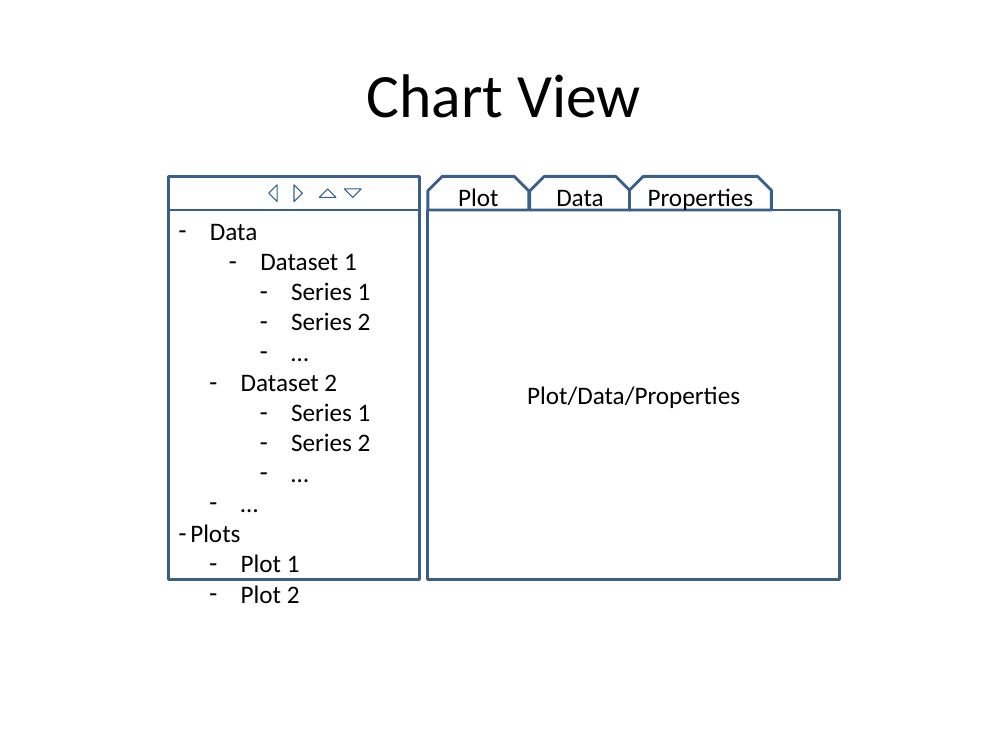
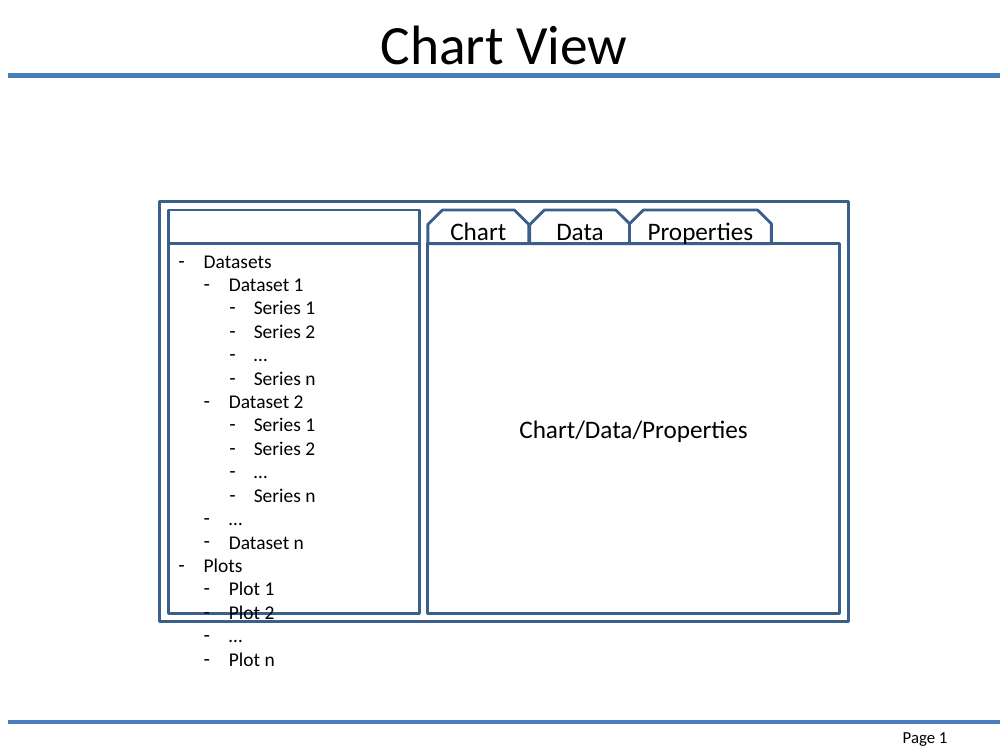
Before and after one commit to joesgordon/gordoza-code, a slide deck: slide 1 of java/JChartLib/docs/ui_framing.pptx. Drawn at 1008x756 pixels with LibreOffice and Linux fonts; fonts in the diff are those of the drawing; background and template pictures are left out. Boxes give left, top, right and bottom in pixels: in the first picture for what was removed or moved away, otherwise in the second. Text is boxed around its words. In the diff, an @@ line names an element or a change of style, - is before the commit and + after.

```diff
--- a/java/JChartLib/docs/ui_framing.pptx
+++ b/java/JChartLib/docs/ui_framing.pptx
@@ title "Chart View" moved from (x1=367, y1=74, x2=640, y2=118) to (x1=381, y1=25, x2=627, y2=77) @@
@@ title "Chart View" at (x1=381, y1=25, x2=627, y2=77): size 44 to 39.6 pt @@
@@ line added from (8, 76) to (1000, 76), #4B7EBC 3 pt @@
@@ rectangle added at (x1=159, y1=202, x2=848, y2=622), outline #3A5F8C 2 pt @@
@@ group removed at (x1=269, y1=185, x2=362, y2=202): 4 triangles @@
@@ 3 snip same rects, 3 rectangles moved together from (x1=168, y1=176, x2=840, y2=580) to (x1=168, y1=210, x2=840, y2=614) @@
@@ text in snip same rect at (x1=450, y1=222, x2=506, y2=245): text changed @@
-Plot
+Chart
@@ text in rectangle at (x1=168, y1=244, x2=419, y2=614): paragraphs added @@
+  – …
+  – Plot n
@@ text in rectangle at (x1=204, y1=255, x2=272, y2=268): text changed; size 18 to 13.9 pt @@
-– Data
+– Datasets
@@ text in rectangle at (x1=204, y1=278, x2=315, y2=623): size 18 to 13.9 pt in "Dataset 1", "Series 1", "Series 2", "…" and 8 more places; indent changed @@
@@ text in rectangle at (x1=254, y1=371, x2=315, y2=385): paragraph added @@
+    – Series n
@@ text in rectangle at (x1=519, y1=420, x2=747, y2=442): text changed @@
-Plot/Data/Properties
+Chart/Data/Properties
@@ text in rectangle at (x1=254, y1=488, x2=315, y2=502): paragraph added @@
+    – Series n
@@ text in rectangle at (x1=229, y1=536, x2=304, y2=549): paragraph added @@
+  – Dataset n
@@ line added from (8, 723) to (1000, 723), #4B7EBC 3 pt @@
@@ page number added at (x1=903, y1=732, x2=947, y2=746), 12 pt, text #000000 @@
+Page 1
```
Also in this commit, not shown: 1 other slide changed, 10 slides added, 3 other files.
